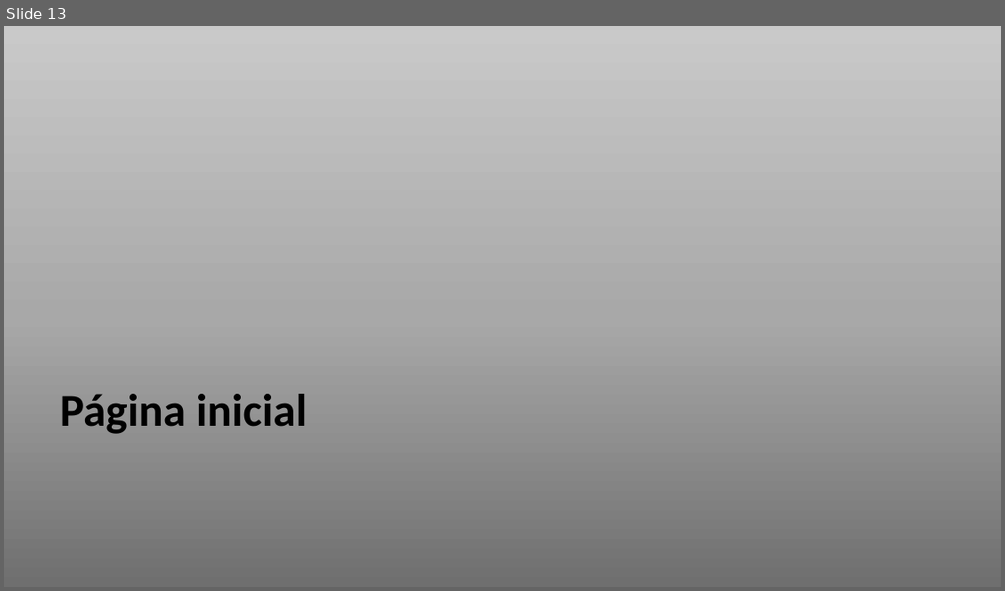
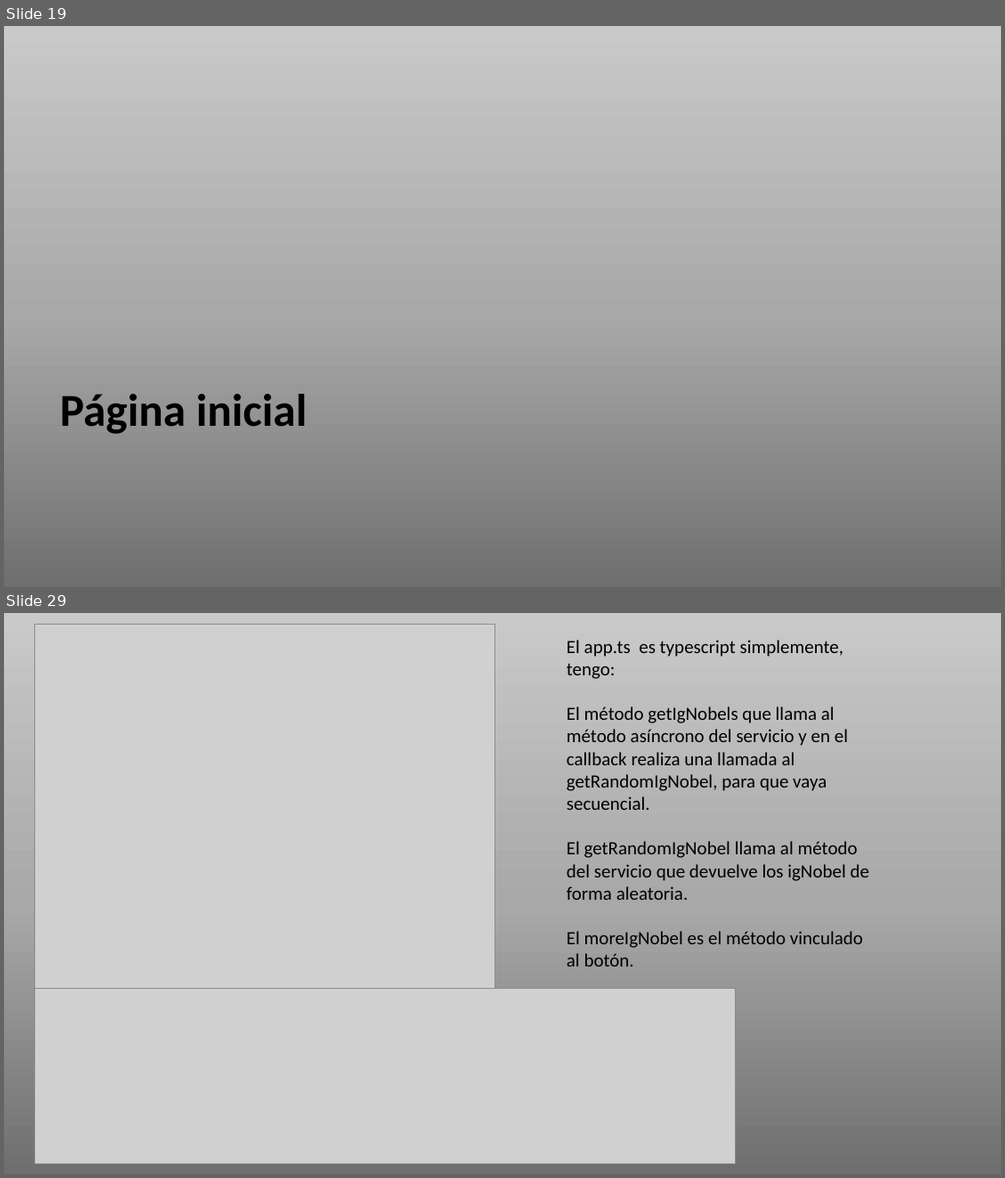
Before and after one commit to azaharafernandezguizan/AfayaBio, a slide deck: Documents/AfayaBioDocumentation.pptx. Shown one above the other, each under a label of ours: slide 13 before the commit, slides 19 and 29 after it; the slides between them are not shown. The pictures are 1005x591 and 1005x1178 pixels, drawn with LibreOffice and Linux fonts; fonts in the diff are those of the drawing; grey boxes stand for pictures. Boxes give left, top, right and bottom in pixels: in the first picture for what was removed or moved away, otherwise in the second. Text is boxed around its words. In the diff, an @@ line names an element or a change of style, - is before the commit and + after.

```diff
--- a/Documents/AfayaBioDocumentation.pptx
+++ b/Documents/AfayaBioDocumentation.pptx
@@ slide 29 added at [4,613,1001,1174], background gradient #6F6F6F to #A8A8A8 to #C9C9C9 @@
@@ picture added at [34,624,495,989] @@
@@ text added at [566,640,869,966], 18 pt, text #000000 @@
+El app.ts es typescript simplemente, tengo:
+El método getIgNobels que llama al método asíncrono del servicio y en el callback realiza una llamada al getRandomIgNobel, para que vaya secuencial.
+El getRandomIgNobel llama al método del servicio que devuelve los igNobel de forma aleatoria.
+El moreIgNobel es el método vinculado al botón.
@@ picture added at [34,989,736,1163] @@
@@ what was slide 13 is now slide 19 @@
```
Also in this commit, not shown: 12 other slides added, 18 other files.
